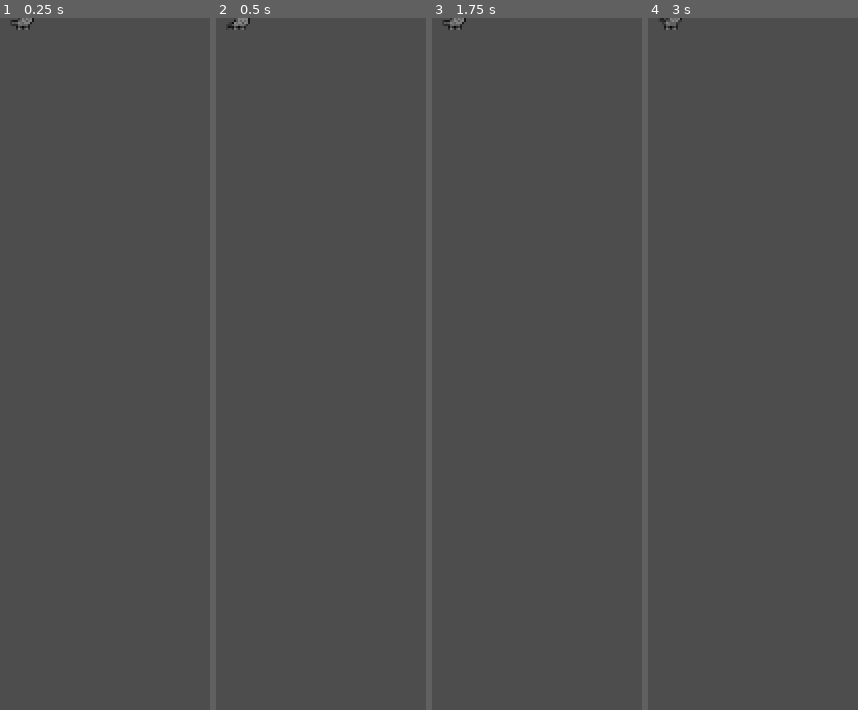
Above: before the commit, frames 1-4 (left to right).
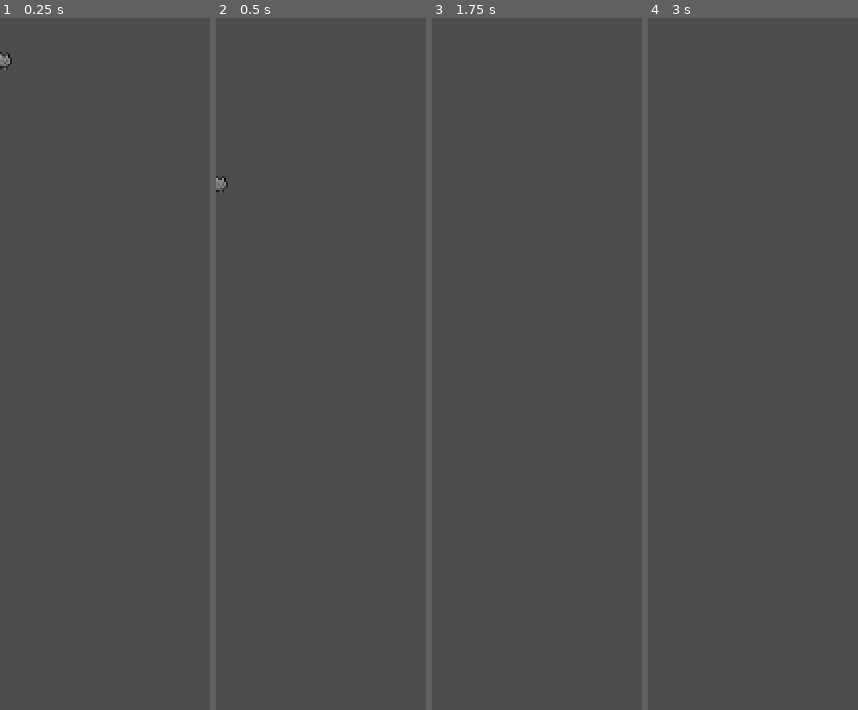
Above: after the commit, the same moments.

Repository: Name-os/Dune-Labs-Rage-Game
Game: Godot game, scene res://scenes/player.tscn
Same seed, same stepped clock (60 frames per second), same inputs: the game is played once before the commit and once after it. This scene is started directly instead of the project's main scene.
Inputs:
- Up to frame 1 (0.25 s): no input
- Up to frame 2 (0.5 s): no input
- Up to frame 3 (1.75 s): tap Enter (ui_accept) at 0.5, 0.77, 1.25, 1.52 s; hold Right (ui_right) from 0.53 s (still down)
- Up to frame 4 (3 s): tap Enter (ui_accept) at 2, 2.75 s; release Right (ui_right) at 2.03 s; hold Left (ui_left) 2.03-2.78 s; hold Right (ui_right) from 2.78 s (still down)

The runs differ from the first frame. In frame 1, 0.2% of the frame differs, in the area x 0-17%, y 0-8%; in frame 2, 0.2%; in frame 3, 0.1%; in frame 4, less than 0.1%.

Commit message:
cleanup changes

Diff:
--- a/scenes/player.tscn
+++ b/scenes/player.tscn
@@ -1,12 +1,13 @@
-[gd_scene load_steps=6 format=3 uid="uid://c6ds72j6jakd7"]
+[gd_scene load_steps=7 format=3 uid="uid://c6ds72j6jakd7"]
 
 [ext_resource type="Texture2D" uid="uid://betpmpk4inkjo" path="res://assets/images/spritesheets/player_cat/idle.png" id="1_3vyb7"]
+[ext_resource type="Script" uid="uid://do62elngv6cn7" path="res://scripts/player.gd" id="1_g2els"]
 
 [sub_resource type="Animation" id="Animation_g2els"]
 resource_name = "idle_1"
-length = 0.15
+length = 1.2
 loop_mode = 1
-step = 0.5
+step = 0.15
 tracks/0/type = "value"
 tracks/0/imported = false
 tracks/0/enabled = true
@@ -14,10 +15,10 @@
 tracks/0/interp = 1
 tracks/0/loop_wrap = true
 tracks/0/keys = {
-"times": PackedFloat32Array(0, 0.0375, 0.075, 0.11),
-"transitions": PackedFloat32Array(1, 1, 1, 1),
+"times": PackedFloat32Array(0, 0.15, 0.3, 0.45000002, 0.6, 0.75, 0.90000004, 1.0500001),
+"transitions": PackedFloat32Array(1, 1, 1, 1, 1, 1, 1, 1),
 "update": 1,
-"values": [0, 1, 2, 3]
+"values": [0, 1, 2, 3, 4, 5, 6, 7]
 }
 
 [sub_resource type="Animation" id="Animation_qhqgy"]
@@ -45,10 +46,11 @@
 size = Vector2(10, 10)
 
 [node name="player" type="CharacterBody2D"]
+script = ExtResource("1_g2els")
 
 [node name="Sprite2D" type="Sprite2D" parent="."]
 texture = ExtResource("1_3vyb7")
-hframes = 4
+hframes = 8
 frame = 1
 
 [node name="AnimationPlayer" type="AnimationPlayer" parent="."]
